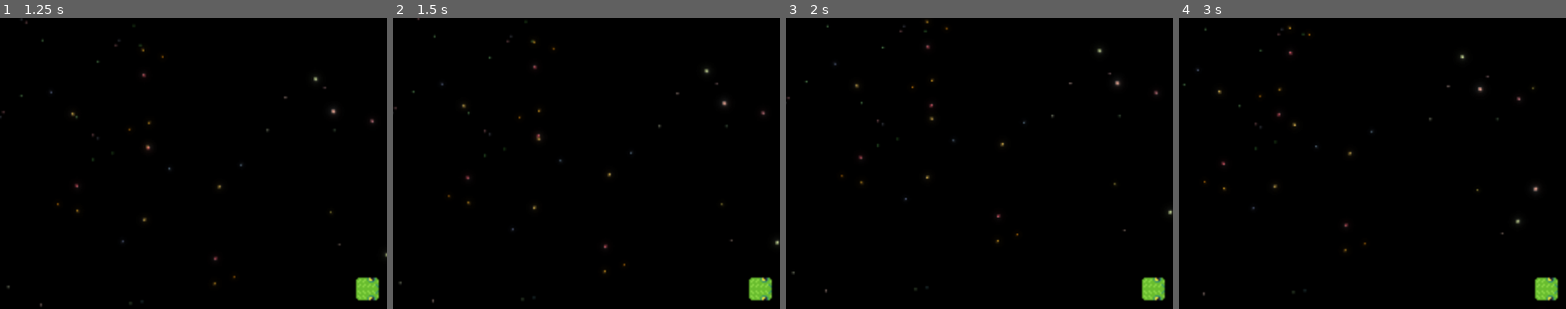
Above: before the commit, frames 1-4 (left to right).
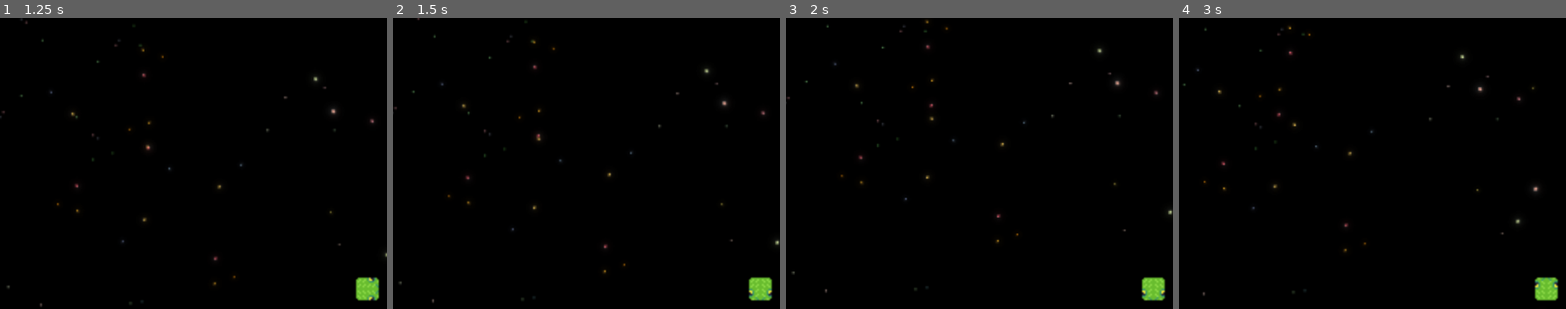
Above: after the commit, the same moments.

Repository: jaerrib/space-snake-survivor
Game: Godot game, scene res://scenes/level/level.tscn
The game is run twice, just before and just after one commit, with the same random seed, the same clock (stepped at 60 frames per second) and the same inputs.
Inputs:
- Up to frame 1 (1.25 s): hold D (right) from 0.53 s (still down)
- Up to frame 2 (1.5 s): release D (right) at 1.28 s; hold S (down) from 1.28 s (still down)
- Up to frame 3 (2 s): keep holding S (down)
- Up to frame 4 (3 s): release S (down) at 2.03 s; hold D (right) 2.03-2.78 s; hold Up (up) from 2.78 s (still down)
The pictures show only the part of the screen within x 4-54%, y 6-56%; the shares and areas given below are measured in that part.

Frame 1 is identical in both runs. In frame 2, 0.2% of the frame differs, in the area x 91-98%, y 89-98%; in frame 3, 0.2%; in frame 4, 0.2%.

Commit message:
Rotate snake head to match travel direction

Diff:
--- a/scenes/snake/snake.gd
+++ b/scenes/snake/snake.gd
@@ -5,10 +5,13 @@
 
 @onready var sprite_2d: Sprite2D = $Sprite2D
 
+
 func _physics_process(delta: float) -> void:
 	get_input()
 	velocity = move_direction * speed
 	move_and_slide()
+	rotate_sprite()
+
 
 func get_input():
 	if Input.is_action_just_pressed("down") and move_direction != Vector2.UP:
@@ -19,3 +22,15 @@
 		move_direction = Vector2.LEFT
 	elif Input.is_action_just_pressed("right") and move_direction != Vector2.LEFT:
 		move_direction = Vector2.RIGHT
+
+
+func rotate_sprite():
+	match move_direction:
+		Vector2.UP:
+			sprite_2d.rotation_degrees = 180
+		Vector2.DOWN:
+			sprite_2d.rotation_degrees = 0
+		Vector2.LEFT:
+			sprite_2d.rotation_degrees = 90
+		Vector2.RIGHT:
+			sprite_2d.rotation_degrees = -90
--- a/scenes/snake/snake.tscn
+++ b/scenes/snake/snake.tscn
@@ -17,7 +17,6 @@
 
 [node name="Sprite2D" type="Sprite2D" parent="."]
 position = Vector2(8, 8)
-rotation = -1.5708
 texture = ExtResource("2_reko3")
 hframes = 2
 
